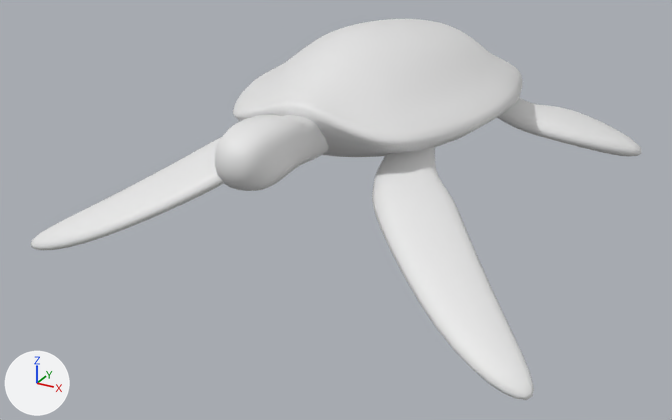
Renders of the Blender file Blender/Tortue.blend from each side of a commit.
One viewpoint serves both versions: a camera (50 mm lens) standing at (2.94, -7.35, 2.38) and looking at (-0.09, -1.84, -0.38). The lights are fixed; the arrows at lower left show +X, +Y and +Z.

The scene before the commit, as lines of its bpy script (objects in view):
```python
ob_carapace = bpy.data.objects.new('Carapace', me_cube_001)
ob_carapace.location = (0.0, -1.0, 0.694)
ob_nag_arg = bpy.data.objects.new('Nag-ArG', me_cube_006)
ob_nag_arg.parent = ob_carapace
ob_nag_arg.location = (0.511, -0.547, 0.312)
ob_nag_arg.rotation_euler = (0.0, 0.0, -0.351)  # degrees (0, 0, -20)
ob_nag_avd = bpy.data.objects.new('Nag-AvD', me_cube_002)
ob_nag_avd.parent = ob_carapace
ob_nag_avd.location = (-0.54, -1.931, 0.321)
ob_nag_avd.rotation_euler = (0.0, 0.0, 0.706)  # degrees (0, 0, 40)
ob_nag_avg = bpy.data.objects.new('Nag-AvG', me_cube_005)
ob_nag_avg.parent = ob_carapace
ob_nag_avg.location = (0.54, -1.931, 0.321)
ob_nag_avg.rotation_euler = (0.0, 0.0, -0.783)  # degrees (0, 0, -45)
ob_tete = bpy.data.objects.new('Tete', me_cube_004)
ob_tete.parent = ob_carapace
ob_tete.location = (0.0, -2.243, 0.416)
```
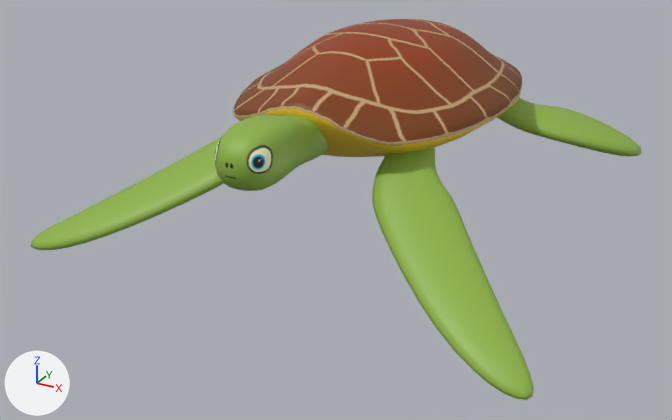
Pixel boxes [x1, y1, x2, y2] of what changed, in the pictures (672 x 420 px):
```json
{"object": "Nag-AvG", "change": "recoloured, surface changed", "before": [372, 147, 534, 400], "after": [372, 147, 534, 400], "on screen": "white to green"}
{"object": "Nag-AvD", "change": "recoloured, surface changed", "before": [31, 137, 224, 250], "after": [31, 137, 224, 250], "on screen": "white to green"}
{"object": "Tete", "change": "recoloured", "before": [215, 115, 329, 191], "after": [215, 115, 329, 191], "on screen": "white to green"}
{"object": "Nag-ArG", "change": "recoloured", "before": [497, 97, 641, 156], "after": [497, 97, 641, 156], "on screen": "white to green"}
{"part": 1, "of": "me_cube_001", "change": "added", "after": [296, 19, 522, 157], "on screen": "brown"}
{"part": 2, "of": "me_cube_001", "change": "recoloured", "before": [233, 19, 522, 157], "after": [233, 19, 420, 121], "on screen": "white to brown"}
```

Scene script edits in JSON lines:
```json
{"op": "add", "block": "img_tortue_bleue", "code": ["img_tortue_bleue = load_image('tortue_bleue', 'Textures/Tortue_bleue.png', 2048, 2048, 'sRGB')"]}
{"op": "add", "block": "mat_tortue", "code": ["mat_tortue = principled_material('Tortue')", "mat_tortue.texture = img_tortue_bleue"]}
{"block": "me_cube_001", "where": "# used by ob_carapace; location = (0.0, -1.0, 0.694)"}
{"op": "remove", "block": "me_cube_001", "code": "me_cube_001.from_pydata(...)  # 46 vertices, 38 faces; spans x -1.13..0.0, y -1.62..1.42, z -0.73..0.23"}
{"op": "add", "block": "me_cube_001", "code": "me_cube_001.from_pydata(...)  # 78 vertices, 76 faces; spans x -1.13..1.13, y -1.62..1.42, z -0.73..0.23"}
{"block": "me_cube_001", "change": "me_cube_001 part 1"}
{"block": "me_cube_001", "change": "32 vertices are added at x 0.2..1.13, y -1.59..1.3, z -0.73..0.17"}
{"block": "me_cube_001", "change": "38 new faces join them"}
{"block": "me_cube_001", "change": "me_cube_001 part 2: 38 faces spanning x -1.13..0.0, y -1.62..1.42, z -0.73..0.23 switch from no material to mat_tortue (picture img_tortue_bleue)"}
{"block": "me_cube_006", "where": "me_cube_006.from_pydata(...)  # 20 vertices, 18 faces; spans x -0.203..1.226, y -0.215..0.883, z -0.571..0.297"}
{"op": "add", "block": "me_cube_006", "code": "me_cube_006.materials.append(mat_tortue)  # picture img_tortue_bleue"}
{"block": "me_cube_002", "where": "me_cube_002.from_pydata(...)  # 28 vertices, 26 faces; spans x -1.92..0.23, y -0.46..0.2, z -0.96..0.24"}
{"block": "me_cube_002", "where": "# used by ob_nag_avd; parent = ob_carapace; location = (-0.54, -1.931, 0.321); rotation_euler = (0.0, 0.0, 0.706), in degrees (0, 0, 40)"}
{"block": "me_cube_002", "change": "me_cube_002 part 3: texture (UV) coordinates of 26 of 26 faces, centred in x -1.85..0.08, y -0.41..0.14, z -0.9..0.14, changed; they spanned u 0.12..0.88, v 0.0..1.0 and now span u 0.83..1.0, v 0.38..0.7"}
{"op": "add", "block": "me_cube_002", "code": "me_cube_002.materials.append(mat_tortue)  # picture img_tortue_bleue"}
{"block": "me_cube_005", "where": "me_cube_005.from_pydata(...)  # 28 vertices, 26 faces; spans x -0.23..1.92, y -0.46..0.2, z -0.96..0.24"}
{"block": "me_cube_005", "where": "# used by ob_nag_avg; parent = ob_carapace; location = (0.54, -1.931, 0.321); rotation_euler = (0.0, 0.0, -0.783), in degrees (0, 0, -45)"}
{"block": "me_cube_005", "change": "me_cube_005 part 4: texture (UV) coordinates of 26 of 26 faces, centred in x -0.08..1.85, y -0.41..0.14, z -0.9..0.14, changed; they spanned u 0.12..0.88, v 0.0..1.0 and now span u 0.66..0.83, v 0.38..0.7"}
{"op": "add", "block": "me_cube_005", "code": "me_cube_005.materials.append(mat_tortue)  # picture img_tortue_bleue"}
{"block": "me_cube_004", "where": "me_cube_004.from_pydata(...)  # 30 vertices, 28 faces; spans x -0.233..0.233, y -1.081..0.337, z -0.22..0.244"}
{"op": "add", "block": "me_cube_004", "code": "me_cube_004.materials.append(mat_tortue)  # picture img_tortue_bleue"}
{"op": "remove", "block": "ob_carapace", "code": "_m = ob_carapace.modifiers.new('Mirror', 'MIRROR')"}
{"op": "remove", "block": "ob_carapace", "code": "_m.use_clip = True"}
```
